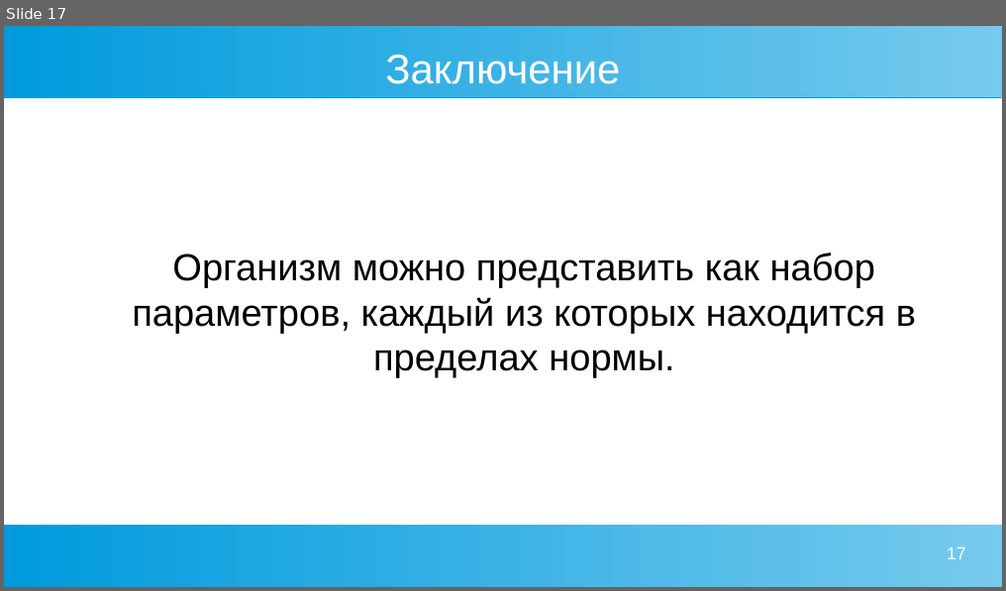
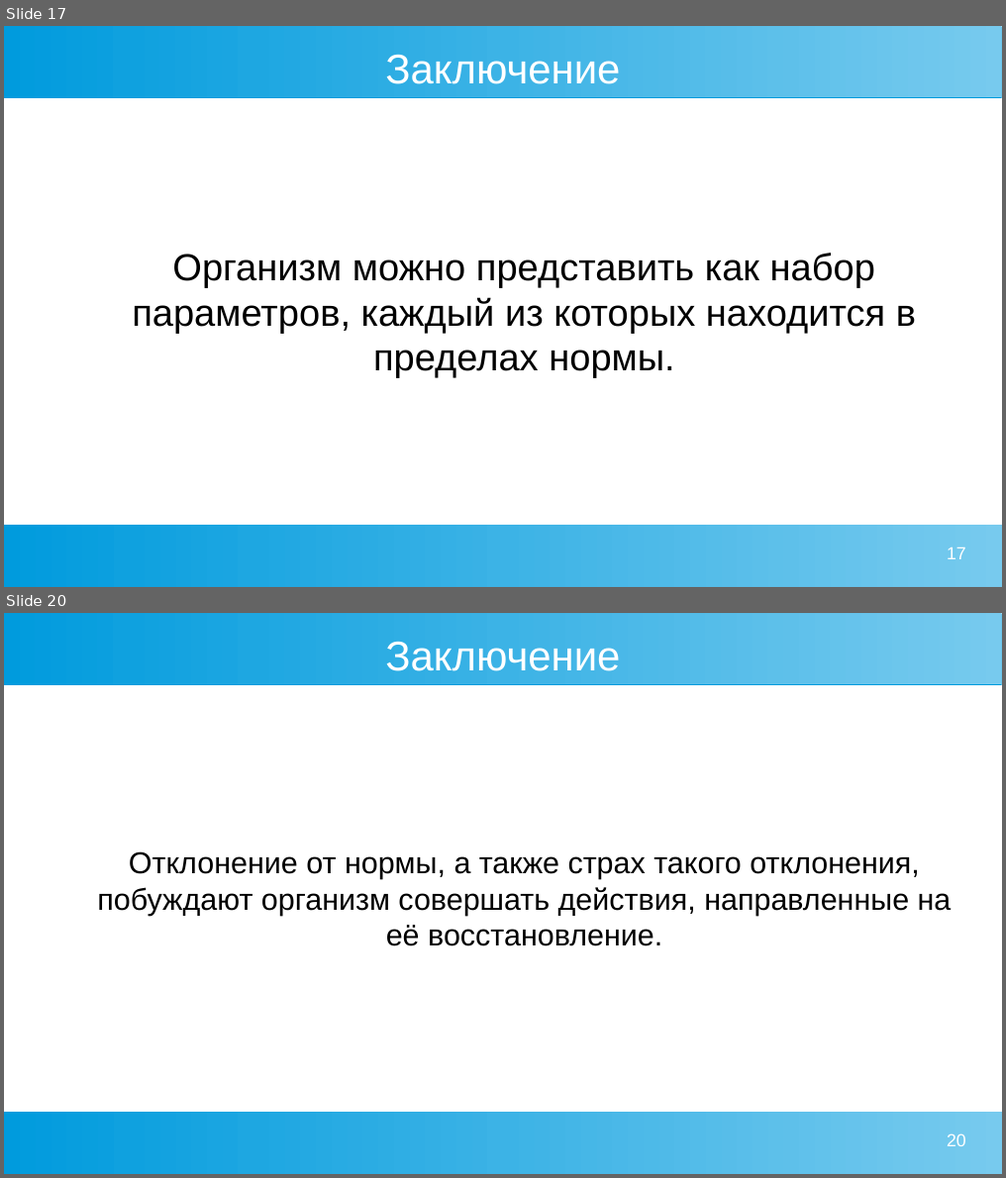
Before and after one commit to Chularev/articles, a slide deck: Psychology/2. гомеостаз и мотивация.odp. Shown one above the other, each under a label of ours: slide 17 before the commit, slides 17 and 20 after it; the slides between them are not shown. The pictures are 1006x591 and 1006x1178 pixels, drawn with LibreOffice and Linux fonts; fonts in the diff are those of the drawing. Boxes give left, top, right and bottom in pixels: in the first picture for what was removed or moved away, otherwise in the second. Text is boxed around its words. In the diff, an @@ line names an element or a change of style, - is before the commit and + after.

Commit message:
tmp

```diff
--- a/Psychology/2. гомеостаз и мотивация.odp
+++ b/Psychology/2. гомеостаз и мотивация.odp
@@ slide 20 added at (x1=4, y1=613, x2=1002, y2=1174), background #FFFFFF; not listed: 2 template elements that a slide beside it also shows @@
@@ title added at (x1=385, y1=642, x2=620, y2=671), 33 pt, text #FFFFFF @@
+Заключение
@@ text added at (x1=97, y1=852, x2=951, y2=947), 24 pt, text #000000 @@
+Отклонение от нормы, а также страх такого отклонения, побуждают организм совершать действия, направленные на её восстановление.
@@ page number added at (x1=946, y1=1134, x2=966, y2=1147), 14 pt, text #FFFFFF @@
+20
```
Also in this commit, not shown: 3 other slides added, 1 slide removed.
